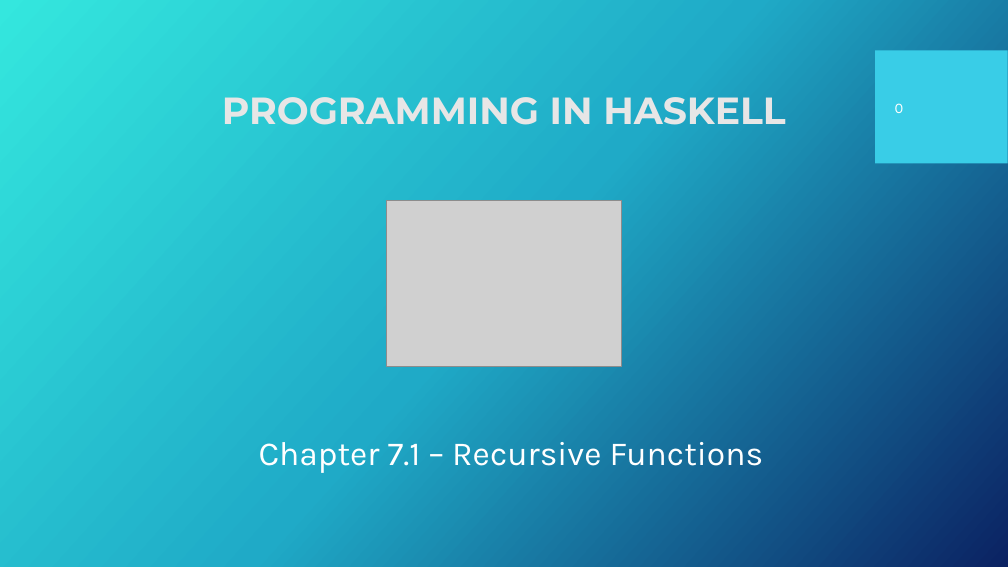
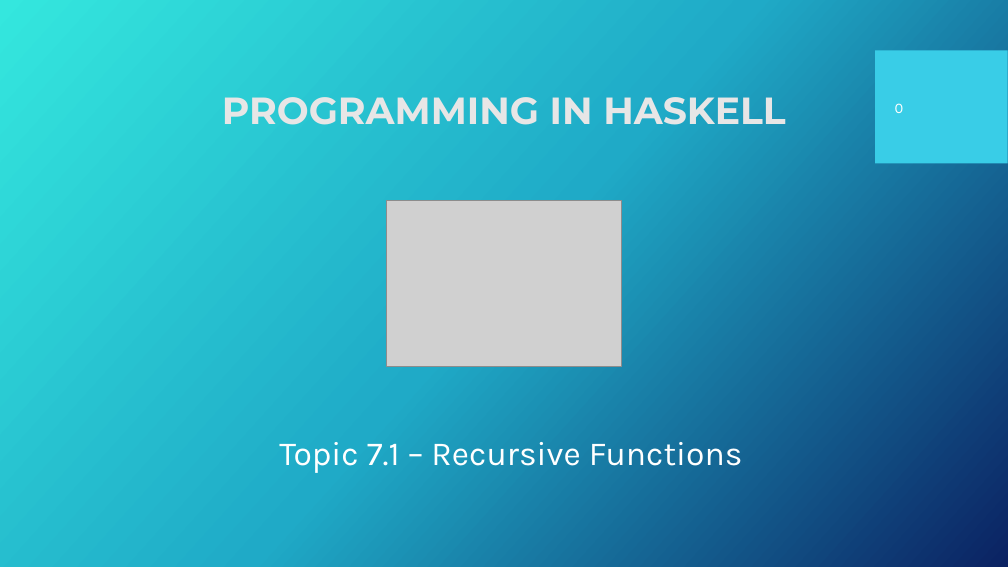
Before and after one commit to Fun-Prog-26/fun-prog-26, a slide deck: slide 1 of topic07-recursive-functions/unit-07a-lectures/talk-1/a-recursion.pptx. Drawn at 1008x567 pixels with LibreOffice and Linux fonts; fonts in the diff are those of the drawing; grey boxes stand for pictures; background and template pictures are left out. Boxes give left, top, right and bottom in pixels: in the first picture for what was removed or moved away, otherwise in the second. Text is boxed around its words. In the diff, an @@ line names an element or a change of style, - is before the commit and + after.

Commit message:
update topic 7 - recursion

```diff
--- a/topic07-recursive-functions/unit-07a-lectures/talk-1/a-recursion.pptx
+++ b/topic07-recursive-functions/unit-07a-lectures/talk-1/a-recursion.pptx
@@ text at bbox=[279, 442, 743, 473]: text changed @@
-Chapter 7.1 – Recursive Functions
+Topic 7.1 – Recursive Functions
```
Also in this commit, not shown: 4 other slides changed, 21 other files.
